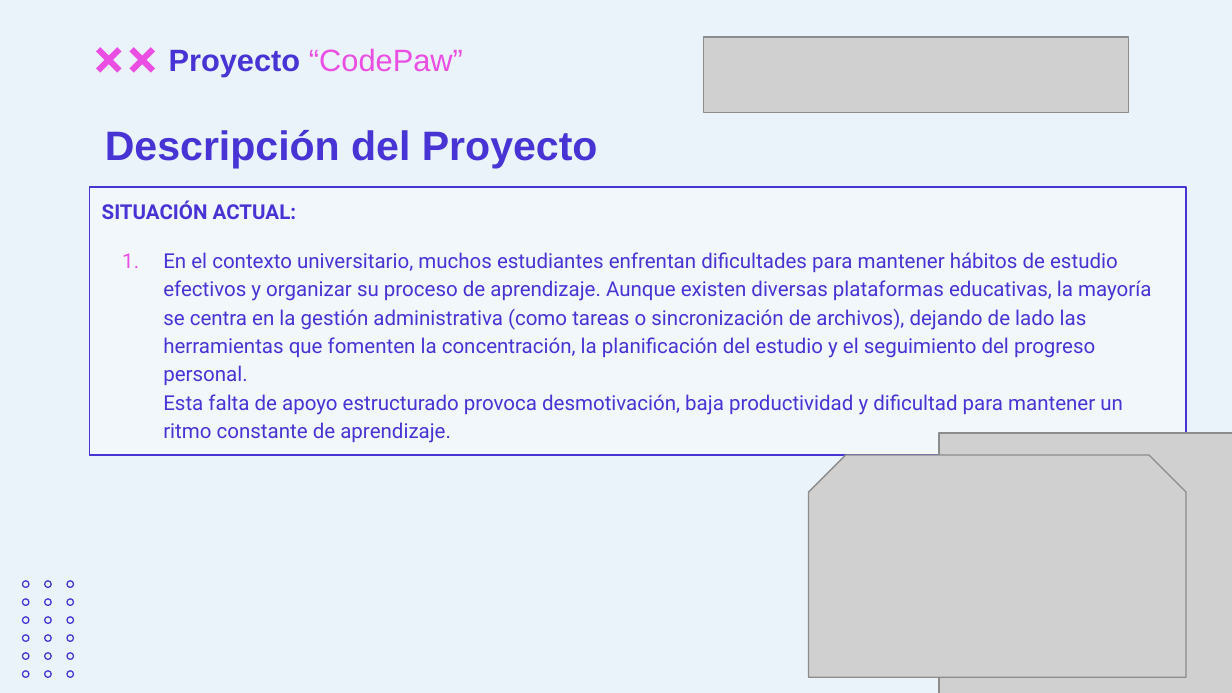
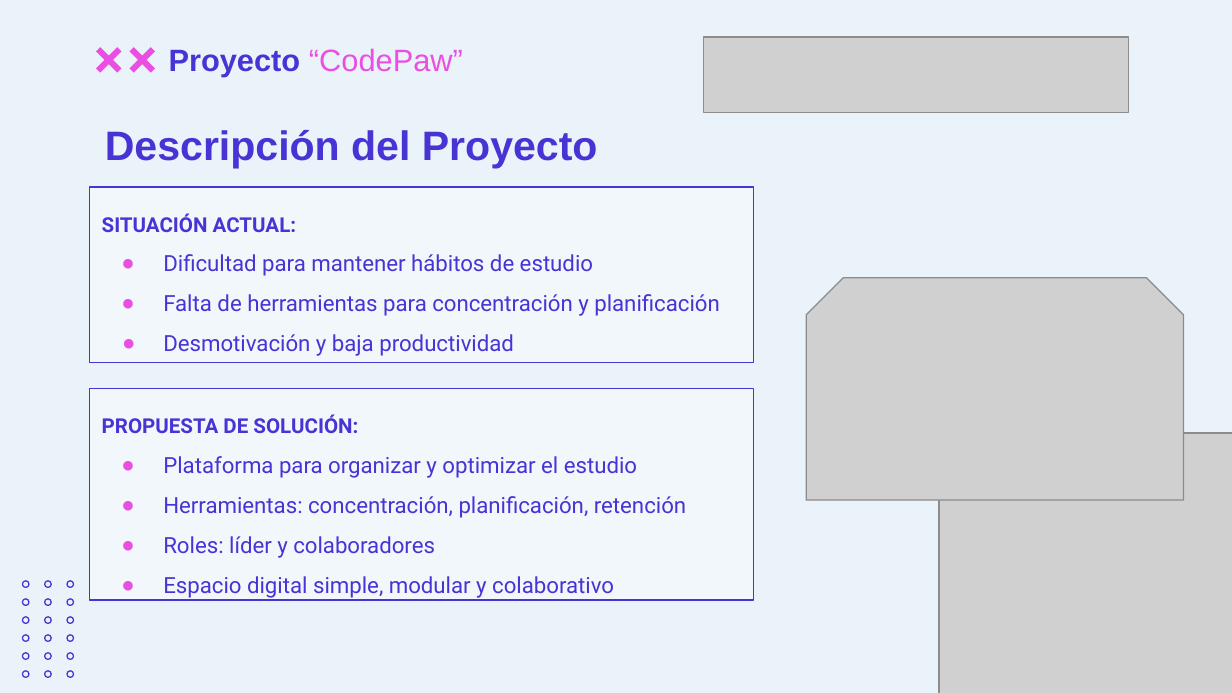
Before and after one commit to Yuyo00/CodePaw, a slide deck: slide 3 of Fase 2/Evidencias Proyecto/Presentación Proyecto.pptx. Drawn at 1232x693 pixels with LibreOffice and Linux fonts; fonts in the diff are those of the drawing; grey boxes stand for pictures; background and template pictures are left out. Boxes give left, top, right and bottom in pixels: in the first picture for what was removed or moved away, otherwise in the second. Text is boxed around its words. In the diff, an @@ line names an element or a change of style, - is before the commit and + after.

```diff
--- a/Fase 2/Evidencias Proyecto/Presentación Proyecto.pptx
+++ b/Fase 2/Evidencias Proyecto/Presentación Proyecto.pptx
@@ subtitle "SITUACIÓN ACTUAL:": place and size @@
-subtitle "SITUACIÓN ACTUAL:" at (90, 187, 1186, 456)
+subtitle "SITUACIÓN ACTUAL:" at (90, 187, 754, 362)
@@ subtitle at (102, 213, 296, 232): alignment left to justified; line spacing 1 to 1.5 @@
@@ subtitle at (163, 254, 720, 356): text changed; size 12 to 13 pt @@
-1. En el contexto universitario, muchos estudiantes enfrentan dificultades para mantener hábitos de estudio efectivos y organizar su proceso de aprendizaje. Aunque existen diversas plataformas educativas, la mayoría se centra en la gestión administrativa (como tareas o sincronización de archivos), dejando de lado las herramientas que fomenten la concentración, la planificación del estudio y el seguimiento del progreso personal.
-Esta falta de apoyo estructurado provoca desmotivación, baja productividad y dificultad para mantener un ritmo constante de aprendizaje.
+● Dificultad para mantener hábitos de estudio
+● Falta de herramientas para concentración y planificación
+● Desmotivación y baja productividad
@@ picture: place and size @@
-picture at (808, 455, 1185, 676)
+picture at (806, 277, 1183, 499)
@@ subtitle added at (90, 389, 754, 600), fill #FFFFFF at 40% opacity, outline #4834D4 0.75 pt, 13 pt, text #4834D4 @@
+PROPUESTA DE SOLUCIÓN:
+● Plataforma para organizar y optimizar el estudio
+● Herramientas: concentración, planificación, retención
+● Roles: líder y colaboradores
+● Espacio digital simple, modular y colaborativo
```
Also in this commit, not shown: 10 other slides changed, 1 slide added, 1 slide removed.
